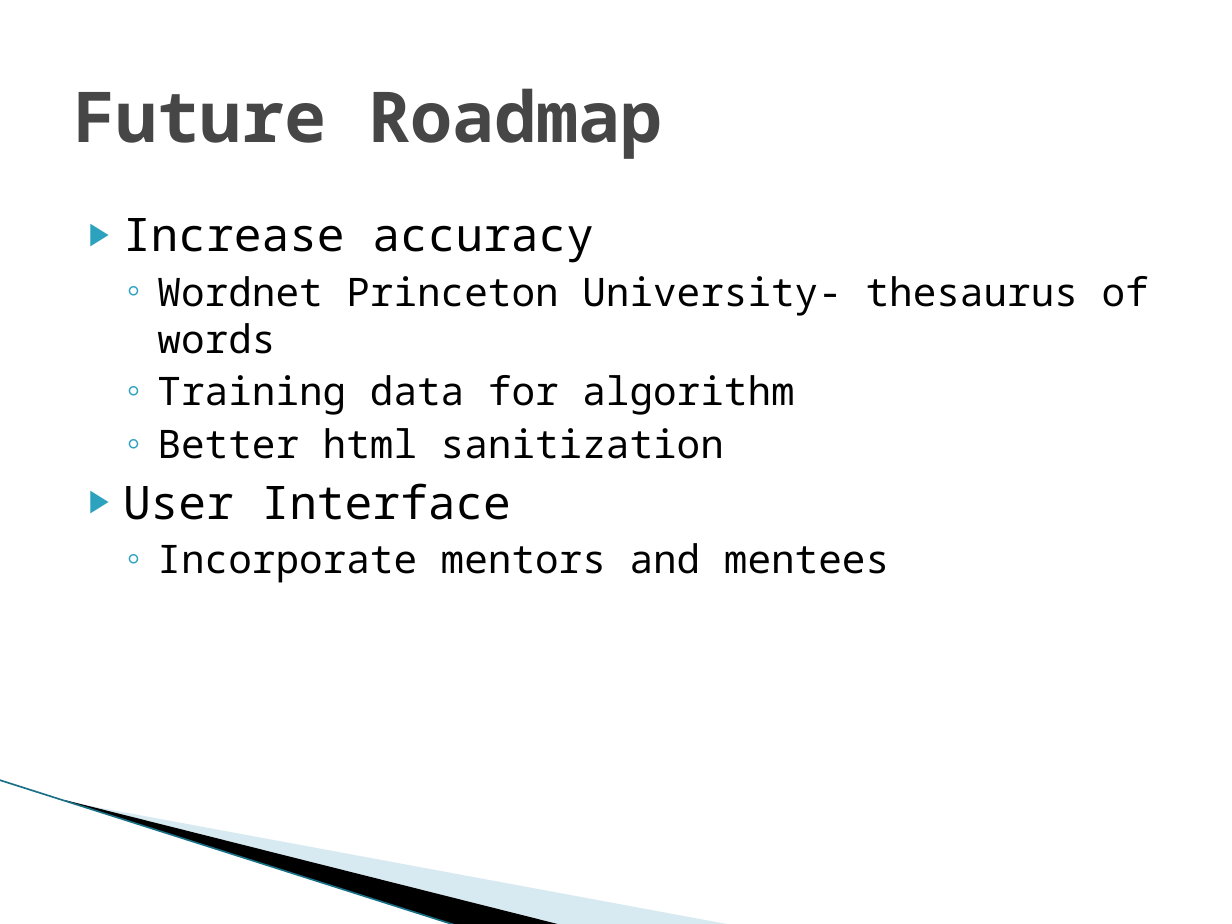
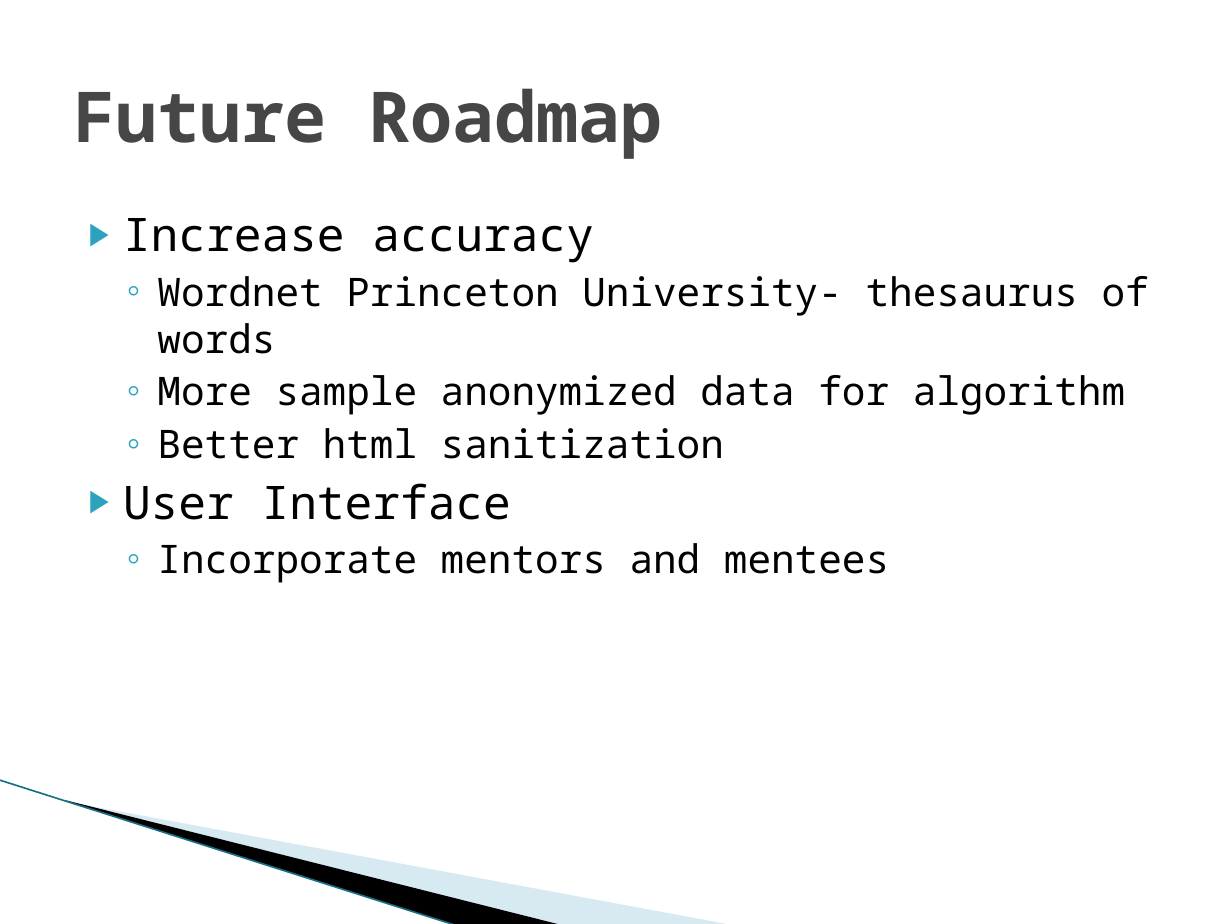
Before and after one commit to cryptogrammer/codeforgood, a slide deck: slide 4 of codeforgood.pptx. Drawn at 1232x924 pixels with LibreOffice and Linux fonts; fonts in the diff are those of the drawing; background and template pictures are left out. Boxes give left, top, right and bottom in pixels: in the first picture for what was removed or moved away, otherwise in the second. Text is boxed around its words. In the diff, an @@ line names an element or a change of style, - is before the commit and + after.

```diff
--- a/codeforgood.pptx
+++ b/codeforgood.pptx
@@ text at (157,375,1125,415): text changed @@
-  ◦ Training data for algorithm
+  ◦ More sample anonymized data for algorithm
```
Also in this commit, not shown: 1 other file.
